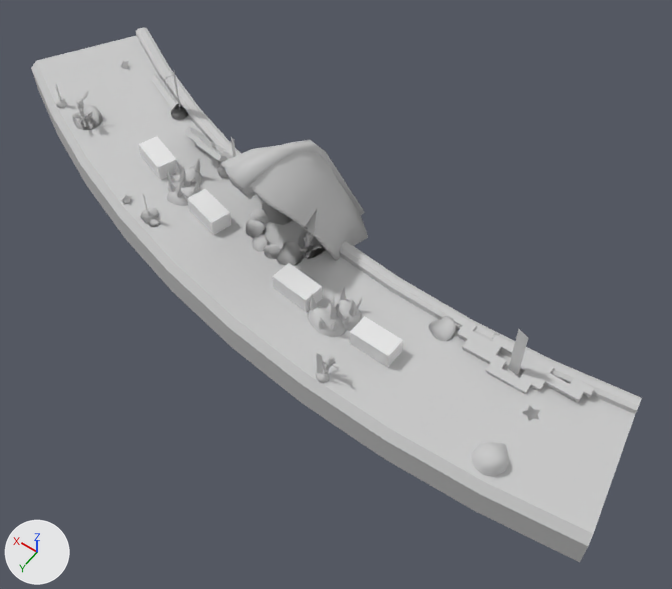
The FBX model Assets/Props/Pisos_1-2/Q13/Q13_fbx.FBX, before and after one commit.
Camera for both pictures: a 50 mm lens placed at (-5.1, 40.4, 19.4), pointed at (3.5, 28.4, 0.4). The lights are fixed; the arrows at lower left show +X, +Y and +Z. Where no turn or scale is listed for an object, it has been applied to the vertices.

In view in the first picture: 'ESPONJA4', 'PARED1', 'PIEDRAS3', 'PINXOS', 'QUESITO', 'TROZOBARCO'.
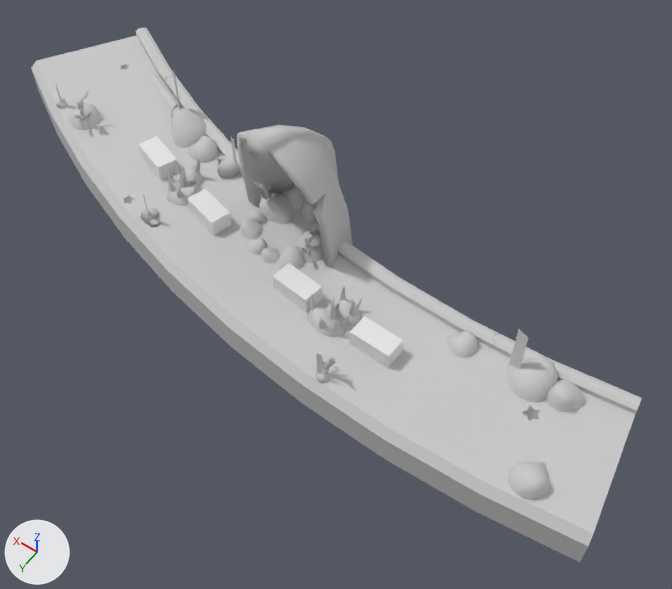
The change, as JSON lines over the scene's bpy script:
```json
{"block": "me_mesh", "where": "# used by ob_quesito; location = (0.0, 0.0, 0.0)"}
{"op": "remove", "block": "me_mesh", "code": "me_mesh.from_pydata(...)  # 139 vertices, 129 faces; spans x -4.9..16.2, y 23.6..31.4, z 0.0..1.3"}
{"op": "add", "block": "me_mesh", "code": "me_mesh.from_pydata(...)  # 149 vertices, 276 faces; spans x -4.9..16.2, y 23.6..31.4, z 0.0..1.3"}
{"block": "me_mesh", "change": "me_mesh part 1"}
{"block": "me_mesh", "change": "124 faces are deleted"}
{"block": "me_mesh", "change": "10 vertices are added at x 4.3..6.6, y 26.9..28.9, z 0.0..1.1"}
{"block": "me_mesh", "change": "271 new faces join them"}
{"op": "add", "block": "me_mesh_011_1", "code": ["me_mesh_011_1 = bpy.data.meshes.new('Mesh.011')", "me_mesh_011_1.from_pydata(...)  # 30 vertices, 16 faces; spans x -1.04..1.01, y -1.07..0.95, z -0.57..0.57", "me_mesh_011_1.materials.append(mat_pared1)  # light grey #cacaca"]}
{"op": "add", "block": "me_mesh_010_1", "code": ["me_mesh_010_1 = bpy.data.meshes.new('Mesh.010')", "me_mesh_010_1.from_pydata(...)  # 702 vertices, 1080 faces; spans x -8.8..8.3, y -1.4..3.8, z -1.9..0.4", "me_mesh_010_1.materials.append(mat_piedras3)  # light grey #cacaca"]}
{"op": "set", "path": "ob_trozobarco.rotation_euler", "old": "(0.0, 0.0, -0.177)", "new": "(0.35, 0.0612, -0.166)", "note": "degrees (0, 0, -10) -> degrees (20, 3.5, -9.5)"}
{"op": "remove", "block": "ob_pared1", "code": ["ob_pared1 = bpy.data.objects.new('PARED1', me_mesh_011)", "ob_pared1.location = (3.46, 27.39, 1.4)"]}
{"op": "remove", "block": "ob_piedras3", "code": ["ob_piedras3 = bpy.data.objects.new('PIEDRAS3', me_mesh_008)", "ob_piedras3.location = (5.36, 28.98, 1.28)"]}
{"op": "add", "block": "ob_plane002", "code": ["ob_plane002 = bpy.data.objects.new('Plane002', me_mesh_011_1)", "ob_plane002.location = (5.39, 27.83, 0.53)"]}
{"op": "add", "block": "ob_piedras004", "code": ["ob_piedras004 = bpy.data.objects.new('PIEDRAS004', me_mesh_010_1)", "ob_piedras004.location = (5.22, 27.2, 1.3)"]}
```

Pixel boxes [x1, y1, x2, y2] of what changed, in the pictures (672 x 589 px):
```json
{"object": "TROZOBARCO", "change": "turned", "before": [221, 140, 368, 261], "after": [237, 125, 353, 268]}
{"object": "PIEDRAS004", "change": "added", "after": [68, 102, 585, 500]}
{"object": "PIEDRAS3", "change": "deleted", "before": [72, 104, 508, 477]}
{"object": "PARED1", "change": "deleted", "before": [185, 126, 595, 402]}
{"object": "Plane002", "change": "added", "after": [260, 209, 316, 256]}
{"part": 1, "of": "me_mesh", "change": "built on", "before": [69, 59, 603, 504], "after": [69, 59, 603, 504]}
```
